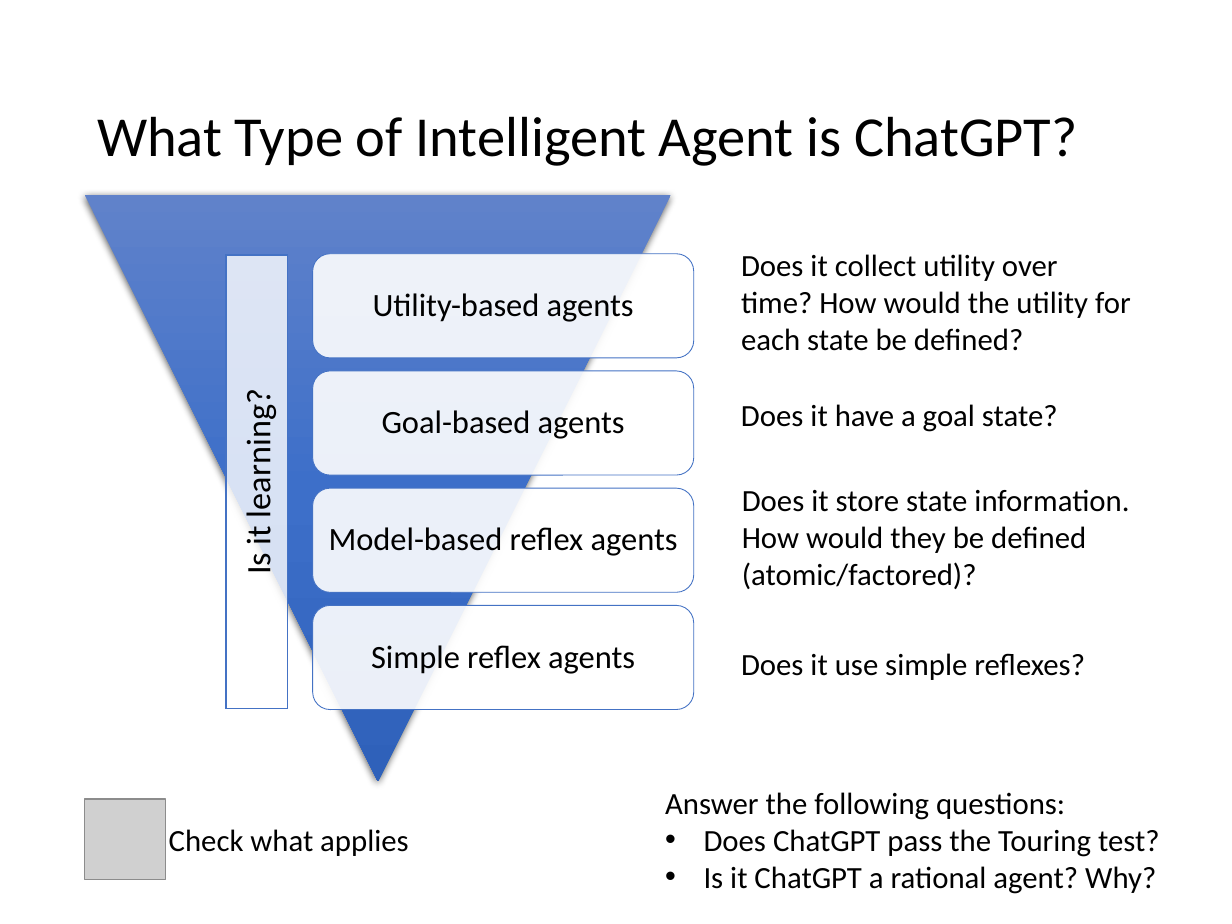
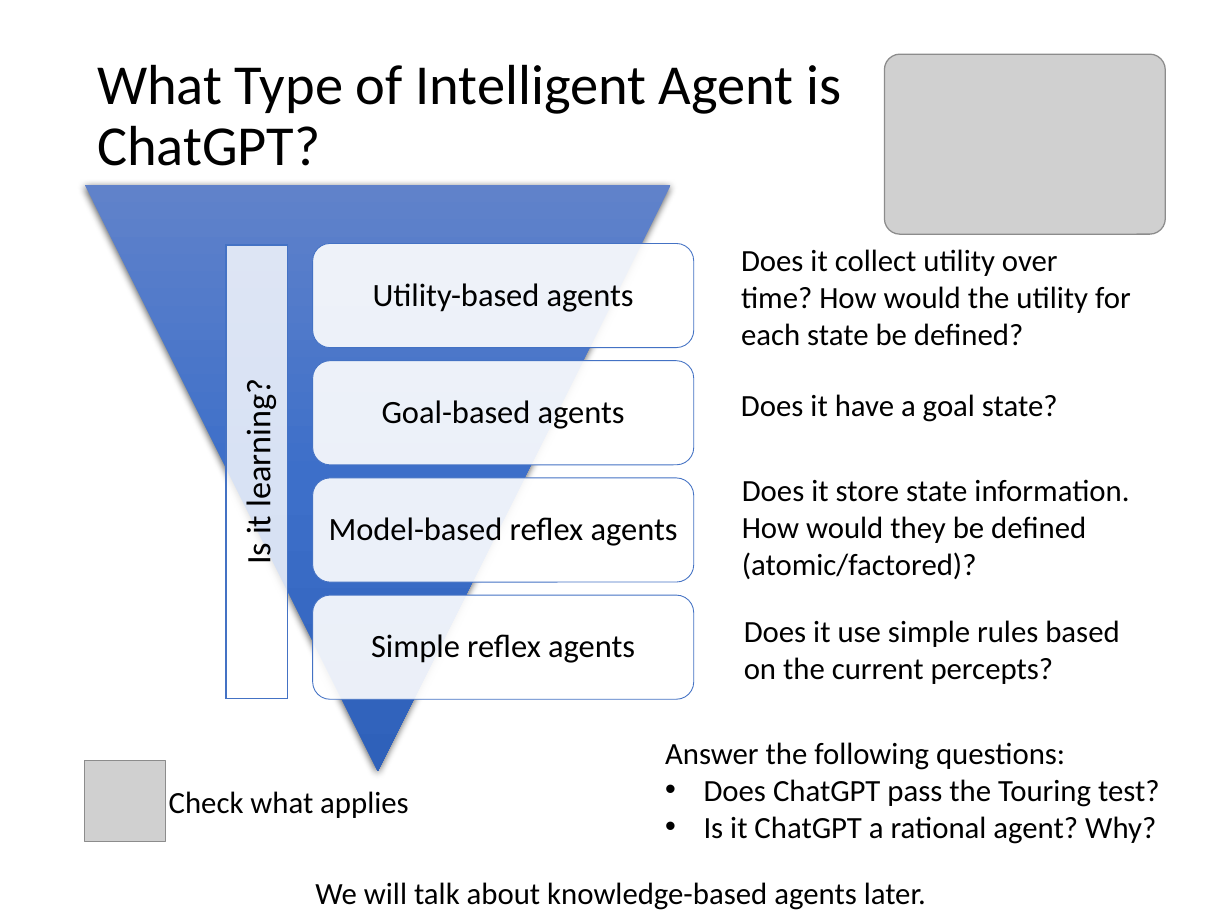
Before and after one commit to mhahsler/CS7320-AI, a slide deck: slide 37 of slides/02_agents.pptx. Drawn at 1232x924 pixels with LibreOffice and Linux fonts; fonts in the diff are those of the drawing; grey boxes stand for pictures. Boxes give left, top, right and bottom in pixels: in the first picture for what was removed or moved away, otherwise in the second. Text is boxed around its words. In the diff, an @@ line names an element or a change of style, - is before the commit and + after.

Commit message:
GPT is knowledge-based.

```diff
--- a/slides/02_agents.pptx
+++ b/slides/02_agents.pptx
@@ title "What Type of Intelligent Agent ..." rewrapped from [97,116,1077,166] to [97,64,841,166] @@
@@ picture added at [885,54,1165,234] @@
@@ text "Does it collect utility over ...": place and size @@
-text "Does it collect utility over ..." at [741,254,1131,351]
+text "Does it collect utility over ..." at [741,249,1131,346]
@@ 6 texts, 4 rounded rectangles, 1 rectangle, 1 triangle: place and size @@
-6 texts, 4 rounded rectangles, 1 rectangle, 1 triangle at [85,195,1129,781]
+6 texts, 4 rounded rectangles, 1 rectangle, 1 triangle at [85,185,1129,771]
@@ text at [744,620,1119,684]: text changed @@
-Does it use simple reflexes?
+Does it use simple rules based on the current percepts?
@@ text "Answer the following questions:": place and size @@
-text "Answer the following questions:" at [665,792,1160,894]
+text "Answer the following questions:" at [665,742,1160,844]
@@ picture: place and size @@
-picture at [85,800,165,880]
+picture at [85,760,165,840]
@@ text "Check what applies": place and size @@
-text "Check what applies" at [169,829,408,856]
+text "Check what applies" at [169,791,408,818]
@@ text added at [315,882,926,910], 18 pt, text #000000 @@
+We will talk about knowledge-based agents later.
```
Also in this commit, not shown: 7 other slides changed, 2 other files.
